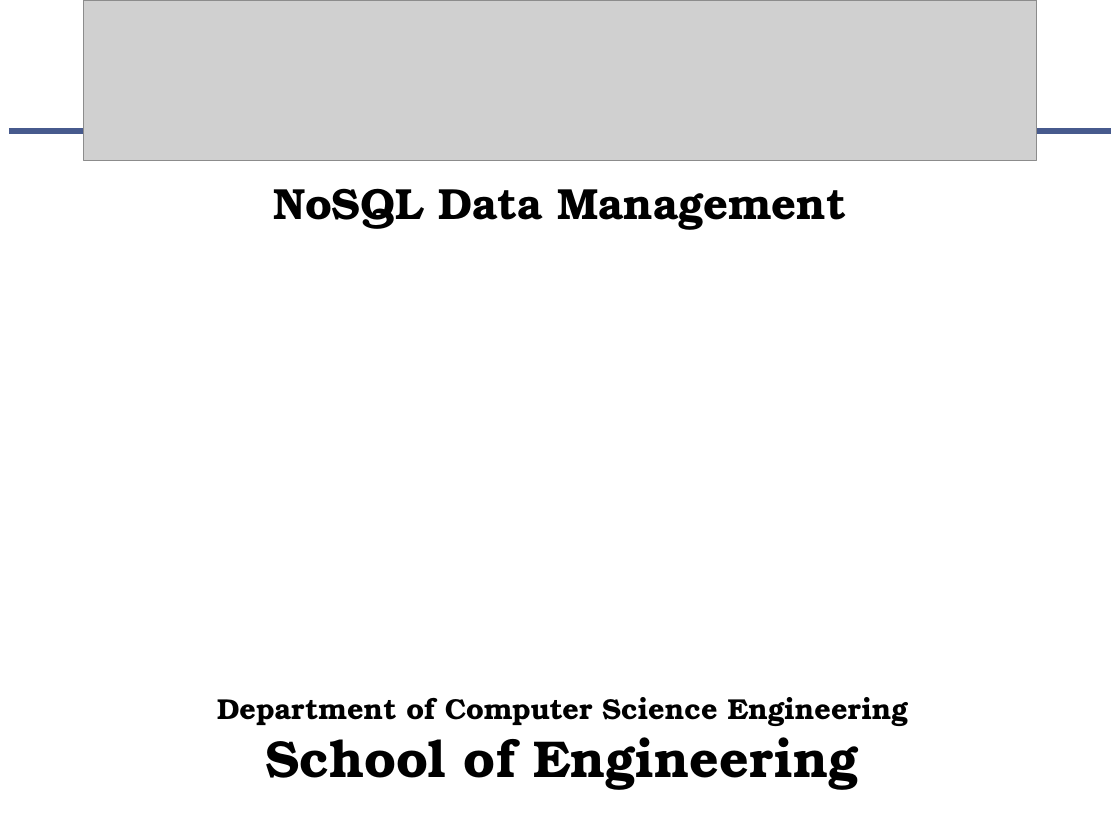
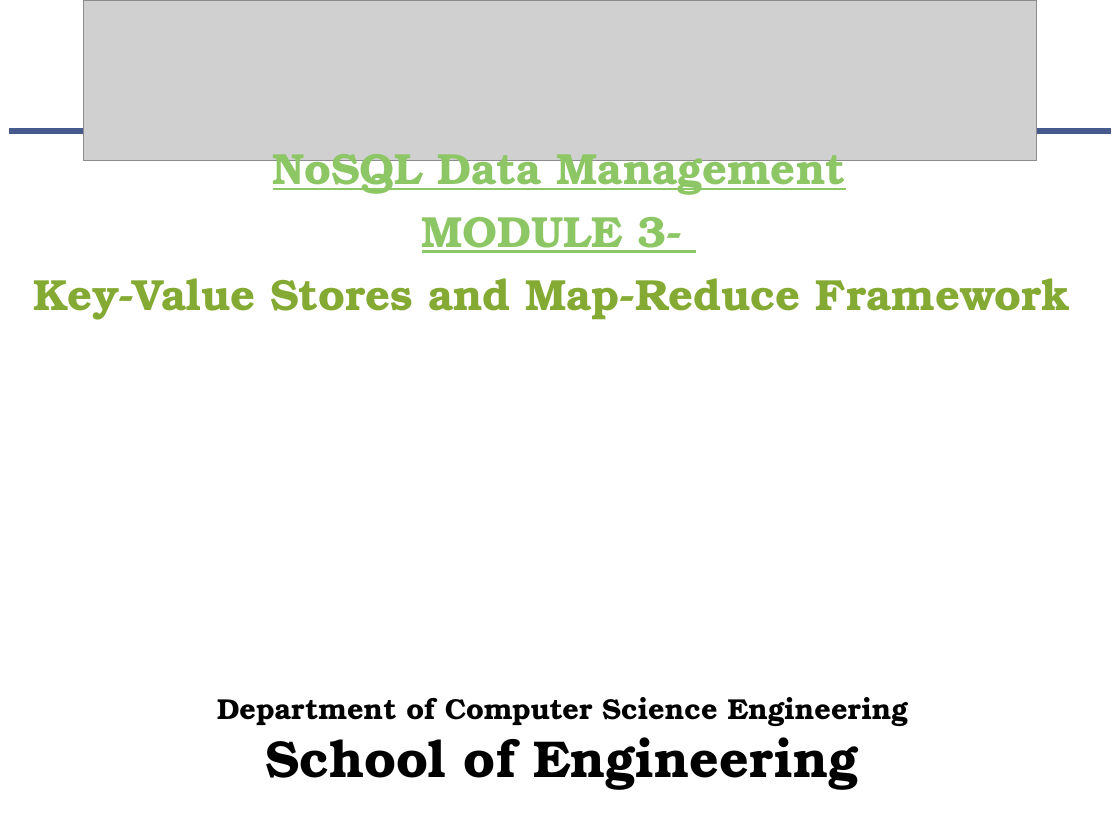
Before and after one commit to suniljeevan/NOSQL-2025, a slide deck: slide 1 of THEORY COURSE MATERIALS/Module 3.pptx. Drawn at 1120x840 pixels with LibreOffice and Linux fonts; fonts in the diff are those of the drawing; grey boxes stand for pictures; background and template pictures are left out. Boxes give left, top, right and bottom in pixels: in the first picture for what was removed or moved away, otherwise in the second. Text is boxed around its words. In the diff, an @@ line names an element or a change of style, - is before the commit and + after.

Commit message:
Module3

```diff
--- a/THEORY COURSE MATERIALS/Module 3.pptx
+++ b/THEORY COURSE MATERIALS/Module 3.pptx
@@ text "NoSQL Data Management": place and size @@
-text "NoSQL Data Management" at [273, 188, 847, 230]
+text "NoSQL Data Management" at [34, 154, 1070, 320]
@@ text at [273, 154, 846, 196]: text colour #000000 to #8DC765, underline on in "NoSQL Data Management" @@
@@ text at [34, 217, 1070, 320]: paragraphs added @@
+MODULE 3-
+Key-Value Stores and Map-Reduce Framework
```
Also in this commit, not shown: 1 other slide changed, 44 slides added, 51 slides removed.
